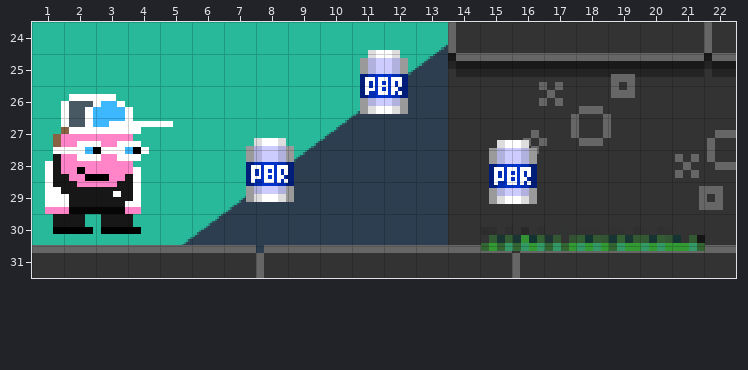
Tiled map (JSON): scene/game/map/sandbox.json. Above is the file before it was changed.
Cells are 32x32 px. Shown: x 1..22, y 24..31.
After the commit:
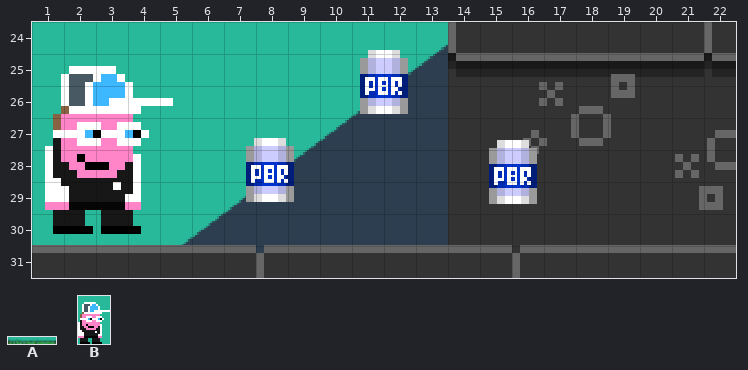
Key: from "objs": A 18 "grassLarge", B 21 "hero".
Objects are placed by their top-left corner, in cells (3,4 is the top-left corner of cell 3,4); size is 1x1 cell unless given.
The exact change:
Layer "game":
changed: B "hero" at 1.4,25.6 size 4x5 -> B "hero" at 1.4,24.6 size 4x6
Layer "above":
removed: A "grassLarge" at 15,30.2 size 7x1
